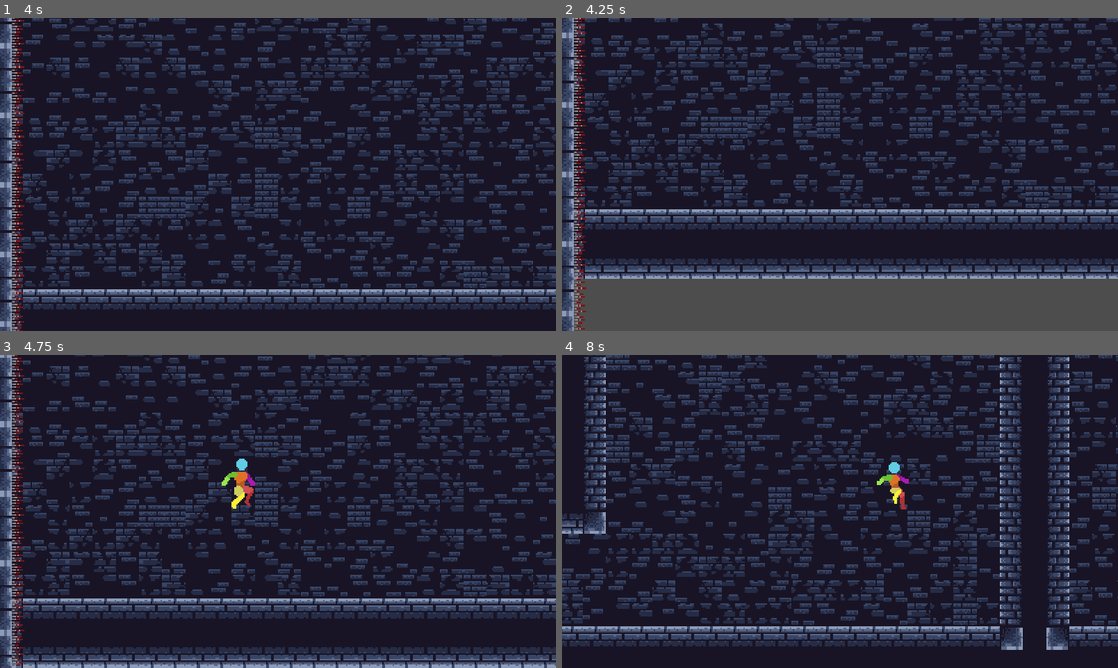
Above: before the commit, frames 1-4 (two rows, left to right).
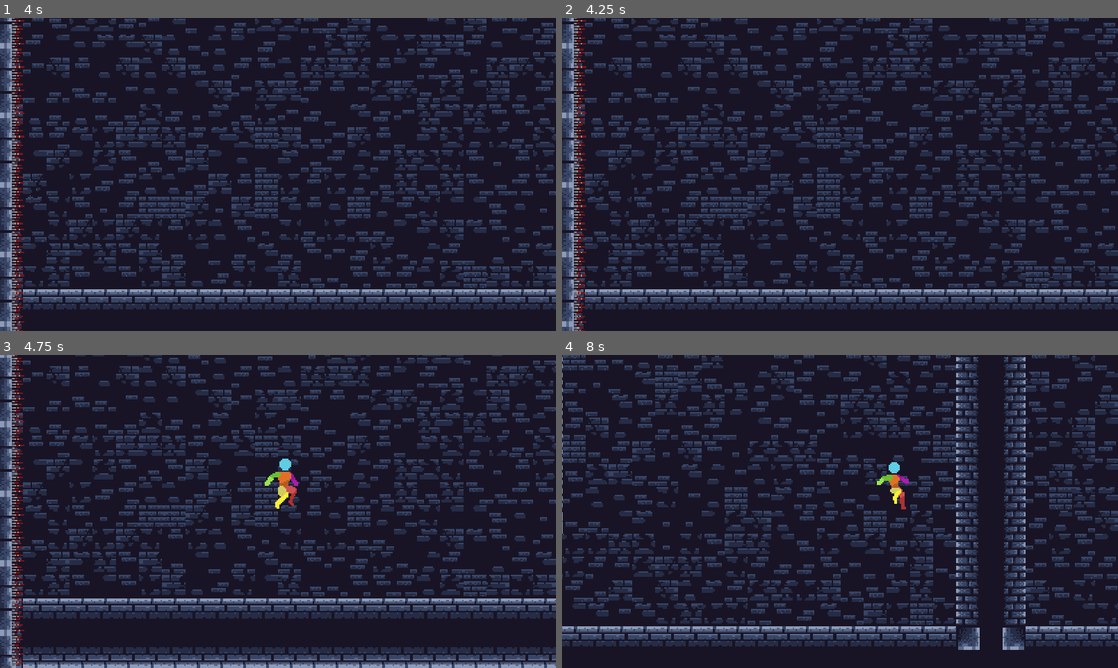
Above: after the commit, the same moments.

Repository: bouncetechnologies/game-off-2023
Game: Godot game, scene res://main.tscn
Same seed, same stepped clock (60 frames per second), same inputs: the game is played once before the commit and once after it.
Inputs:
- Up to frame 1 (4 s): tap Enter (ui_accept) at 0.5 s; hold D (move_right) 0.53-2.03 s; tap Space (jump) at 0.77, 1.52, 3.02, 3.77 s; hold A (move_left) from 2.03 s (still down)
- Up to frame 2 (4.25 s): keep holding A (move_left)
- Up to frame 3 (4.75 s): release A (move_left) at 4.28 s; hold D (move_right) from 4.28 s (still down); tap Space (jump) at 4.52 s
- Up to frame 4 (8 s): keep holding D (move_right); tap Space (jump) at 6.02, 6.77, 7.52 s

Frame 1 is identical in both runs. In frame 2, 55% of the frame differs, in the area x 0-100%, y 0-100%; in frame 3, 0.8%; in frame 4, 41%.

Commit message:
Change pitch

Diff:
--- a/player.tscn
+++ b/player.tscn
@@ -342,6 +342,7 @@
 [node name="Death" type="AudioStreamPlayer" parent="."]
 stream = ExtResource("6_anbsy")
 volume_db = 1.0
+pitch_scale = 0.78
 
 [node name="Scale" type="AudioStreamPlayer" parent="."]
 stream = ExtResource("7_jl542")
